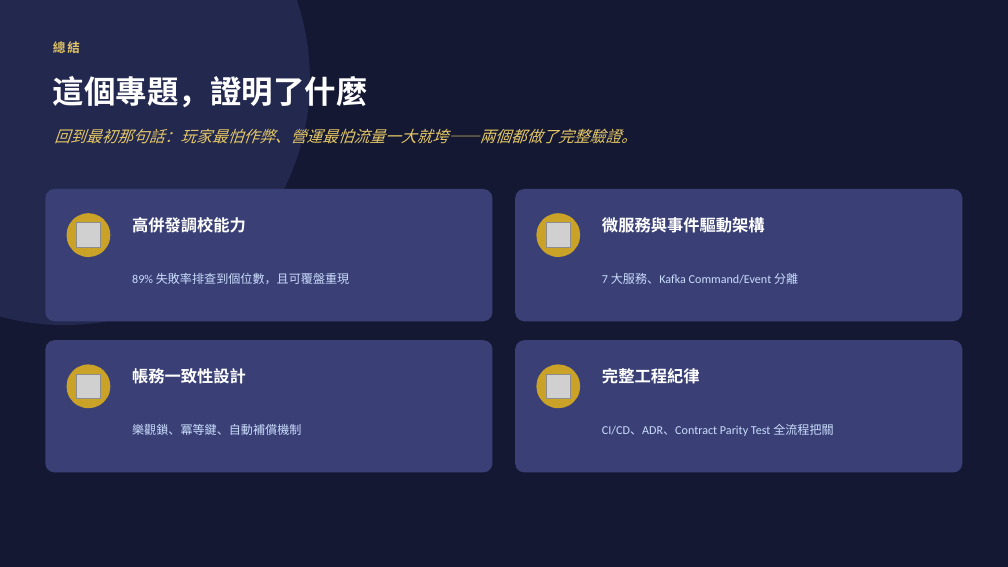
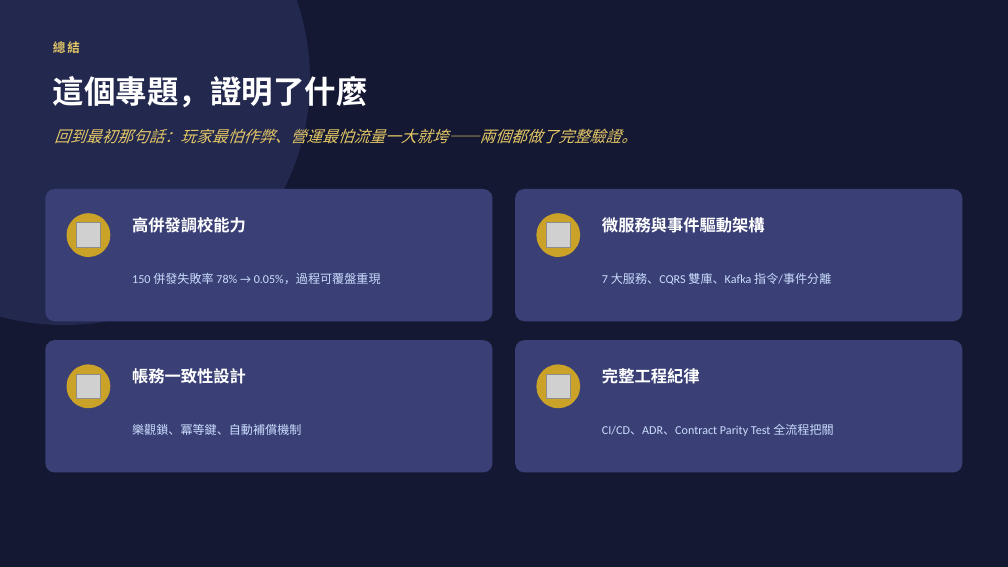
Before and after one commit to opitt2029/Lucky_Star_Casino, a slide deck: slide 18 of docs/report/幸運星幣城-30分鐘簡報-優化版.pptx (slide 14 before the commit). Drawn at 1008x567 pixels with LibreOffice and Linux fonts; fonts in the diff are those of the drawing; grey boxes stand for pictures. Boxes give left, top, right and bottom in pixels: in the first picture for what was removed or moved away, otherwise in the second. Text is boxed around its words. In the diff, an @@ line names an element or a change of style, - is before the commit and + after.

```diff
--- a/docs/report/幸運星幣城-30分鐘簡報-優化版.pptx
+++ b/docs/report/幸運星幣城-30分鐘簡報-優化版.pptx
@@ text at (x1=132, y1=273, x2=381, y2=284): text changed @@
-89% 失敗率排查到個位數，且可覆盤重現
+150 併發失敗率 78% → 0.05%，過程可覆盤重現
@@ text at (x1=602, y1=273, x2=831, y2=285): text changed @@
-7 大服務、Kafka Command/Event 分離
+7 大服務、CQRS 雙庫、Kafka 指令/事件分離
```
Also in this commit, not shown: 13 other slides changed, 4 slides added, 4 other files.
